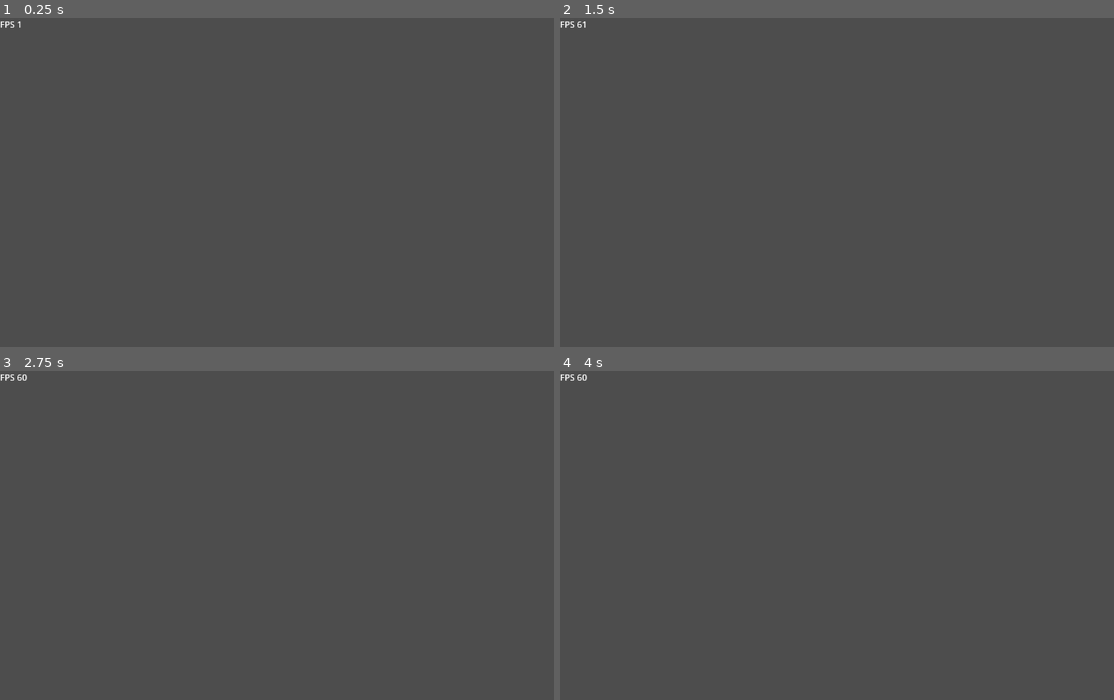
Above: before the commit, frames 1-4 (two rows, left to right).
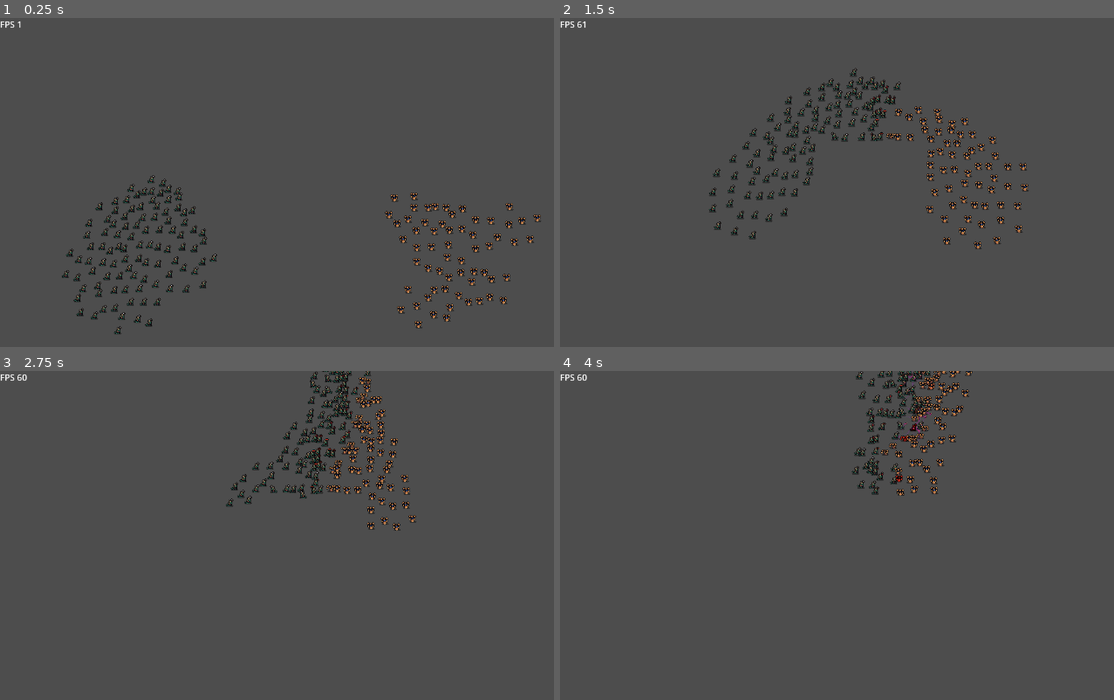
Above: after the commit, the same moments.

Repository: Snayff/nqp3
Game: Godot game, scene res://scenes/stages/combat/stage_combat.tscn
Two runs of this game, one before a commit and one after it. Both use one fixed random seed, a clock stepped at 60 frames per second and the inputs below.
Inputs:
- Up to frame 1 (0.25 s): no input
- Up to frame 2 (1.5 s): no input
- Up to frame 3 (2.75 s): no input
- Up to frame 4 (4 s): no input

The runs differ from the first frame. In frame 1, 3.4% of the frame differs, in the area x 11-98%, y 47-97%; in frame 2, 3.6%, in the area x 26-85%, y 15-71%; in frame 3, 3.0%; in frame 4, 2.3%.
Error before the commit: Parse Error: Invalid argument for "set_texture()" function: argument 1 should be "Texture2D" but is "String". (res://scripts/globals/factory.gd:215)

Commit message:
fix texture load, fix projectile initial position

Diff:
--- a/scenes/entities/projectile/projectile.gd
+++ b/scenes/entities/projectile/projectile.gd
@@ -38,7 +38,7 @@
 	timer.connect("timeout", _on_timeout)
 	impact_detector.connect("body_entered", _on_impact)
 
-	timer.lifetime = lifetime
+	timer.start(lifetime)
 
 
 func _physics_process(delta: float) -> void:
@@ -53,16 +53,13 @@
 		if on_hit_func:
 			on_hit_func.call()
 
-		# we hit target, pretend time ended
-		timer.stop()
-		timer.timeout.emit()  # this will trigger _disable()
+		_disable()
+		queue_free()
 
 
 ## launch the projectile towards the target
 func launch() -> void:
-	position = creator.global_position
 	direction = global_position.direction_to(target.global_position)
-
 	timer.start(lifetime)
 
 
--- a/scripts/actions/base_action.gd
+++ b/scripts/actions/base_action.gd
@@ -108,8 +108,7 @@
 func set_cooldown(cooldown_time: float) -> void:
 	# ignore if wait time == 0
 	if cooldown_time > 0:
-		_cooldown_timer.wait_time = cooldown_time
-		_cooldown_timer.start()
+		_cooldown_timer.start(cooldown_time)
 
 
 ## reset cooldown timer to cooldown time
@@ -138,9 +137,12 @@
 	push_warning("new target: effect not created")
 
 
-## apply amount of damage to current target
-func _effect_damage(amount: int, damage_type: Constants.DamageType) -> void:
-	Combat.deal_damage(_creator, _target, amount, damage_type)
+## apply amount of damage to current target. returns damage dealth
+func _effect_damage(amount: int, damage_type: Constants.DamageType) -> int:
+	var damage = Combat.calculate_damage(_creator, _target, amount, damage_type)
+	Combat.deal_damage(_creator, _target, damage, damage_type)
+
+	return damage
 
 
 ## apply amount of damage to current target
@@ -186,7 +188,9 @@
 	push_warning("teleport: effect not created")
 
 
-## instantly kill target
-func _effect_kill() -> void:
+## instantly kill target. returns true if successfully killed.
+func _effect_kill() -> bool:
 	# TODO - check for immunity
 	Combat.kill(_creator, _target)
+
+	return true
--- a/scripts/globals/combat.gd
+++ b/scripts/globals/combat.gd
@@ -1,16 +1,8 @@
 extends Node
 ## Combat functionality.
 
-## calculate and resolve damage allocation
-func deal_damage(attacker: Actor, defender: Actor, initial_damage: int, damage_type: Constants.DamageType) -> void:
-	# polynomial / exponential example:  ax^2 + bx + c, with a, b, and c being constants.
-	# e.g. (((strength) ^ 3 ÷ 32) + 32) x damage_multiplier
-	# damage multiplier would be set by the attack in question
-	#
-	# linear example: (a + b - c) * e
-	# e.g. (attacker_attack * damage_multiplier - defender_defence) * weakness_multiplier
-
-	var damage = calculate_damage(attacker, defender, initial_damage, damage_type)
+## allocate damage and signal interactions
+func deal_damage(attacker: Actor, defender: Actor, damage: int, damage_type: Constants.DamageType) -> void:
 	attacker.emit_signal("dealt_damage", [damage, damage_type])
 
 	defender.stats.health -= damage
@@ -35,6 +27,13 @@
 
 ## work out damage of an attack on a defender
 func calculate_damage(attacker: Actor, defender: Actor, damage: int, damage_type: Constants.DamageType) -> int:
+	# polynomial / exponential example:  ax^2 + bx + c, with a, b, and c being constants.
+	# e.g. (((strength) ^ 3 ÷ 32) + 32) x damage_multiplier
+	# damage multiplier would be set by the attack in question
+	#
+	# linear example: (a + b - c) * e
+	# e.g. (attacker_attack * damage_multiplier - defender_defence) * weakness_multiplier
+
 	var reduced_damage = _reduce_damage_by_defence(damage, defender, damage_type)
 
 	return reduced_damage
--- a/scripts/globals/factory.gd
+++ b/scripts/globals/factory.gd
@@ -160,9 +160,11 @@
 
 ## create projectile and fire towards target
 func create_projectile(data: ProjectileData) -> Projectile:
-	var projectile = _Projectile.new(data.creator)
+	var projectile = _Projectile.instantiate()
+	projectile.creator = data.creator
 	data.creator.add_child(projectile)
 	projectile.uid = Utility.generate_id()
+	projectile.global_position = projectile.creator.global_position
 
 	projectile = _add_projectile_target(projectile, data)
 	projectile = _add_projectile_funcs(projectile, data)
@@ -212,6 +214,7 @@
 	if not data.sprite_name:
 		push_warning("No sprite set for projectile.")
 	else:
-		projectile.sprite.set_texture(Constants.PATH_SPRITES_PROJECTILES + "/" + data.sprite_name.to_lower())
-
-	return projectile
+		var texture : Texture2D = load(Constants.PATH_SPRITES_PROJECTILES + "/" + data.sprite_name.to_lower() + ".png")
+		projectile.sprite.set_texture(texture)
+
+	return projectile
